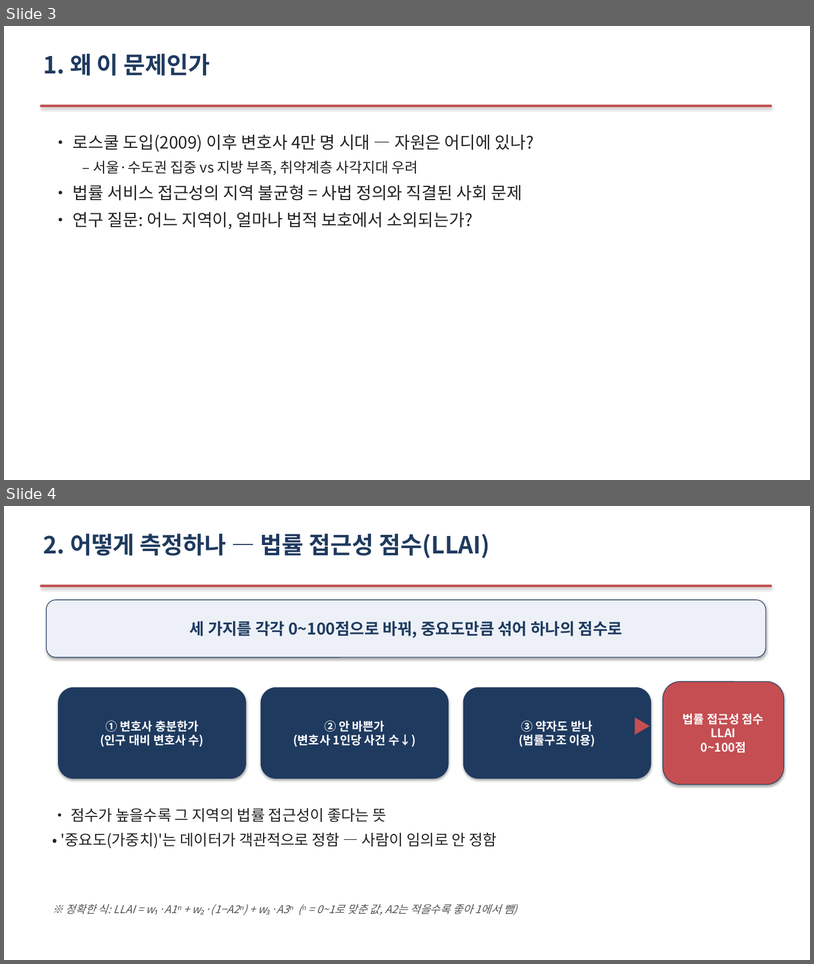
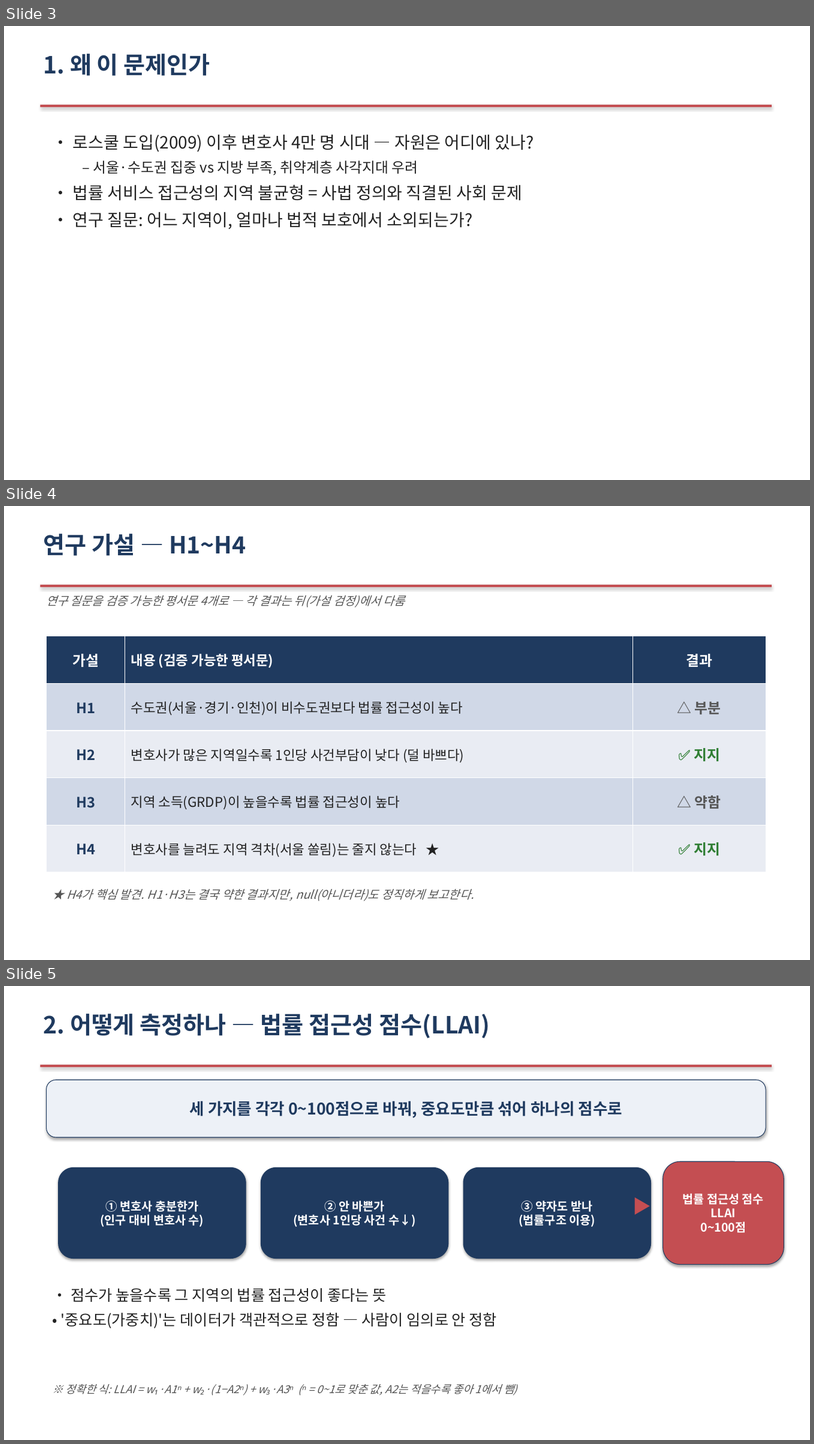
Before and after one commit to Allenkeem/llai-project, a slide deck: reports/발표자료.pptx. Shown one above the other, each under a label of ours: slides 3 and 4 before the commit, slides 3, 4 and 5 after it. The pictures are 814x964 and 814x1444 pixels, drawn with LibreOffice and Linux fonts; fonts in the diff are those of the drawing. Boxes give left, top, right and bottom in pixels: in the first picture for what was removed or moved away, otherwise in the second. Text is boxed around its words. In the diff, an @@ line names an element or a change of style, - is before the commit and + after.

```diff
--- a/reports/발표자료.pptx
+++ b/reports/발표자료.pptx
@@ slide 4 added at (4,506,810,960), background #FFFFFF @@
@@ text added at (43,534,246,556), 28 pt, text #1F3A5F, bold @@
+연구 가설 — H1~H4
@@ rectangle added at (40,585,772,587), fill #C44E52 @@
@@ text added at (46,595,405,607), 14 pt, text #555555, italic @@
+연구 질문을 검증 가능한 평서문 4개로 — 각 결과는 뒤(가설 검정)에서 다룸
@@ table added at (47,636,766,872), 5 rows, 3 columns @@
+가설 | 내용 (검증 가능한 평서문) | 결과
+H1 | 수도권(서울·경기·인천)이 비수도권보다 법률 접근성이 높다 | △ 부분
+H2 | 변호사가 많은 지역일수록 1인당 사건부담이 낮다 (덜 바쁘다) | ✅ 지지
+H3 | 지역 소득(GRDP)이 높을수록 법률 접근성이 높다 | △ 약함
+H4 | 변호사를 늘려도 지역 격차(서울 쏠림)는 줄지 않는다 ★ | ✅ 지지
@@ text added at (66,889,474,901), 14 pt, text #555555, italic @@
+★ H4가 핵심 발견. H1·H3는 결국 약한 결과지만, null(아니더라)도 정직하게 보고한다.
@@ what was slide 4 is now slide 5 @@
```
